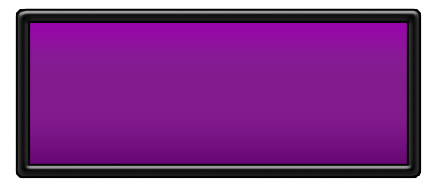
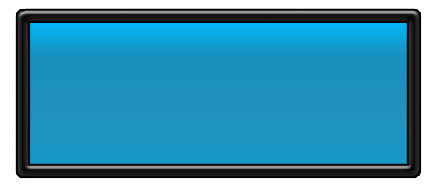
Layers edited between the first and the second 437 × 186 image:
painted on "Rounded Rectangle 3" over <box>30,23,407,164</box>
